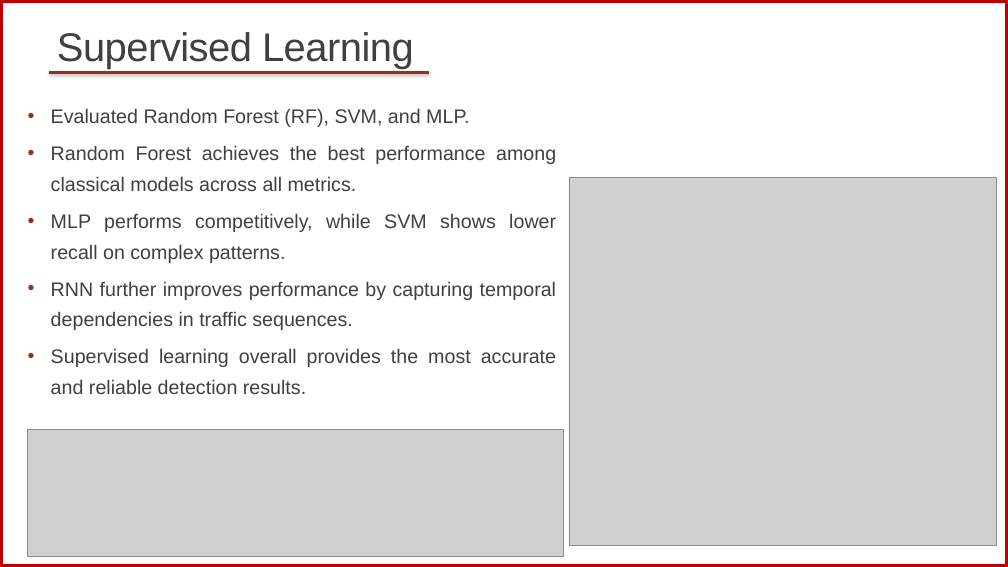
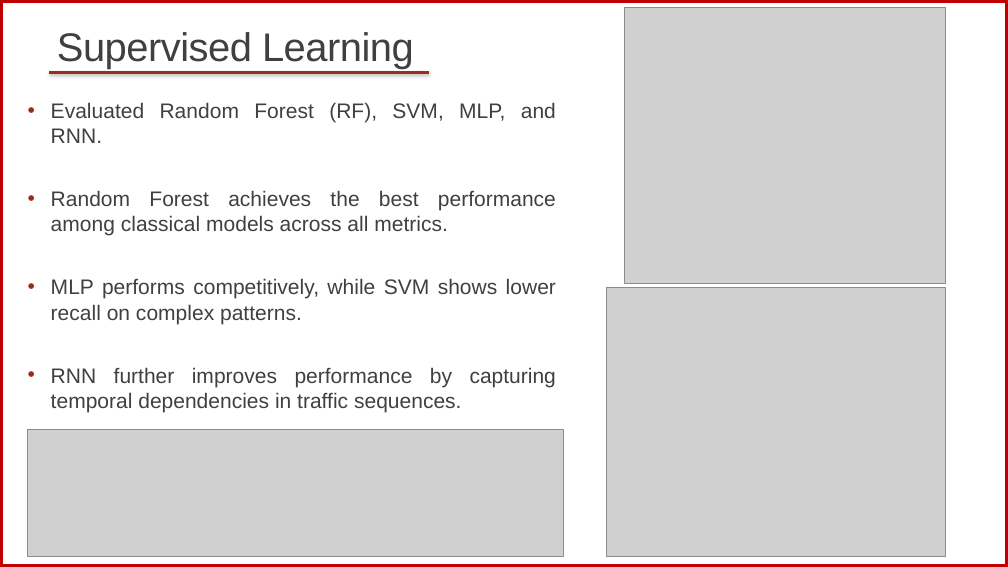
Before and after one commit to samiachoueiri/comparative_study_ML_ICS, a slide deck: slide 6 of final presentation.pptx. Drawn at 1008x567 pixels with LibreOffice and Linux fonts; fonts in the diff are those of the drawing; grey boxes stand for pictures. Boxes give left, top, right and bottom in pixels: in the first picture for what was removed or moved away, otherwise in the second. Text is boxed around its words. In the diff, an @@ line names an element or a change of style, - is before the commit and + after.

Commit message:
edit ppt

```diff
--- a/final presentation.pptx
+++ b/final presentation.pptx
@@ picture: place and size @@
-picture at (569, 177, 997, 545)
+picture at (625, 8, 945, 284)
@@ text at (51, 102, 556, 143): text changed; size 18.7 to 20 pt @@
-• Evaluated Random Forest (RF), SVM, and MLP.
+• Evaluated Random Forest (RF), SVM, MLP, and RNN.
@@ text at (51, 190, 556, 412): size 18.7 to 20 pt in "Random Forest achieves the best performance among ...", "MLP performs competitively, while SVM shows lower ...", "RNN further improves performance by capturing temporal ..."; line spacing 1.3 to 1 @@
@@ picture added at (606, 287, 945, 556) @@
@@ text at (51, 348, 556, 394): paragraph removed @@
-• Supervised learning overall provides the most accurate and reliable detection results.
```
Also in this commit, not shown: 2 other slides changed, 2 slides added.
